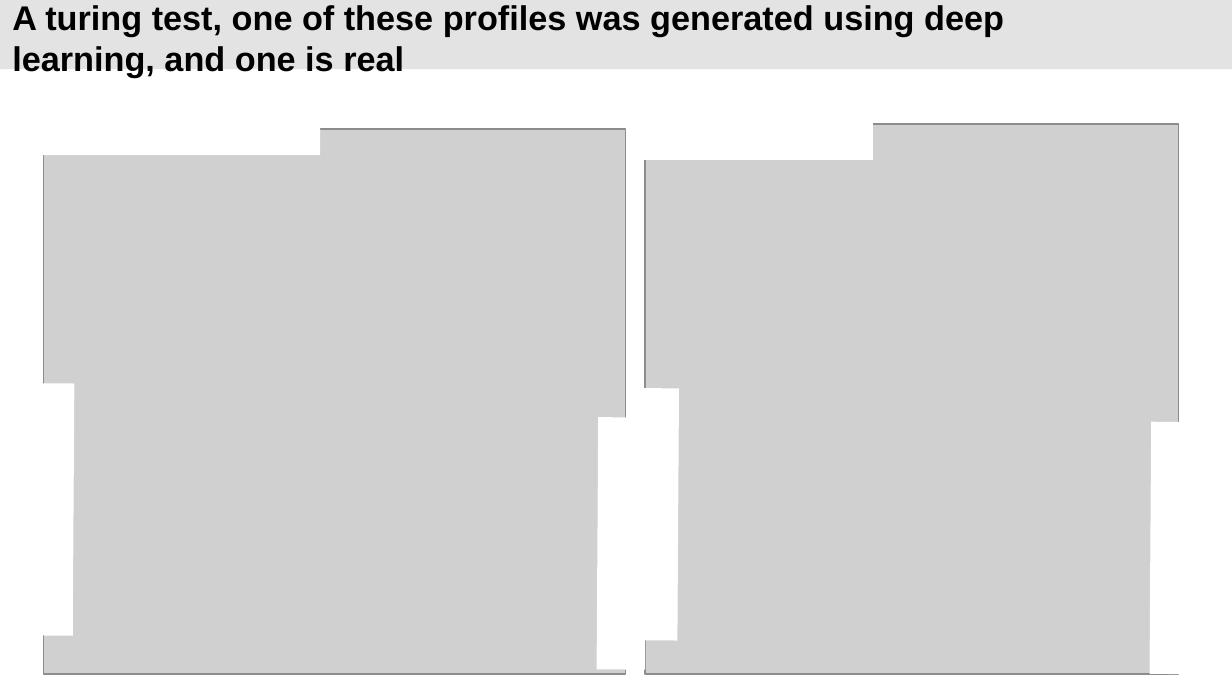
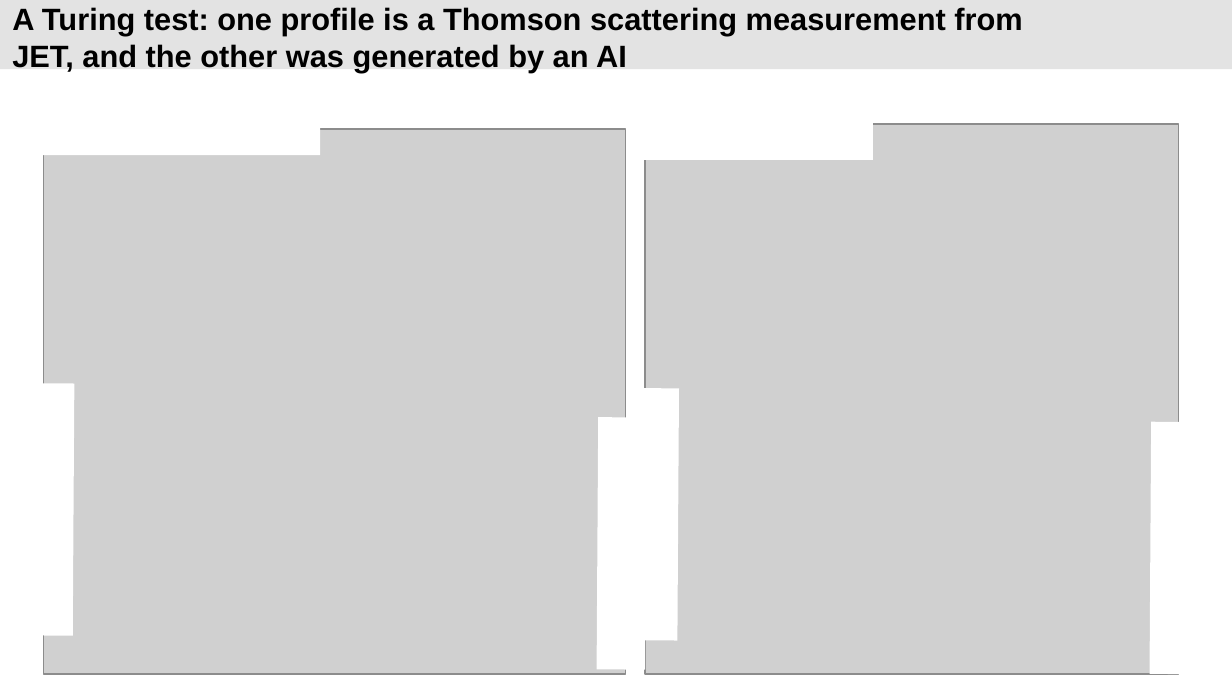
Before and after one commit to fusionby2030/moxie, a slide deck: slide 2 of docs/source/poster/PSI_PRES.odp. Drawn at 1232x693 pixels with LibreOffice and Linux fonts; fonts in the diff are those of the drawing; grey boxes stand for pictures; background and template pictures are left out. Boxes give left, top, right and bottom in pixels: in the first picture for what was removed or moved away, otherwise in the second. Text is boxed around its words. In the diff, an @@ line names an element or a change of style, - is before the commit and + after.

```diff
--- a/docs/source/poster/PSI_PRES.odp
+++ b/docs/source/poster/PSI_PRES.odp
@@ title at [12,7,1022,73]: text changed; size 20 to 18 pt @@
-A turing test, one of these profiles was generated using deep learning, and one is real
+A Turing test: one profile is a Thomson scattering measurement from JET, and the other was generated by an AI
```
Also in this commit, not shown: 1 other slide changed, 4 other files.
